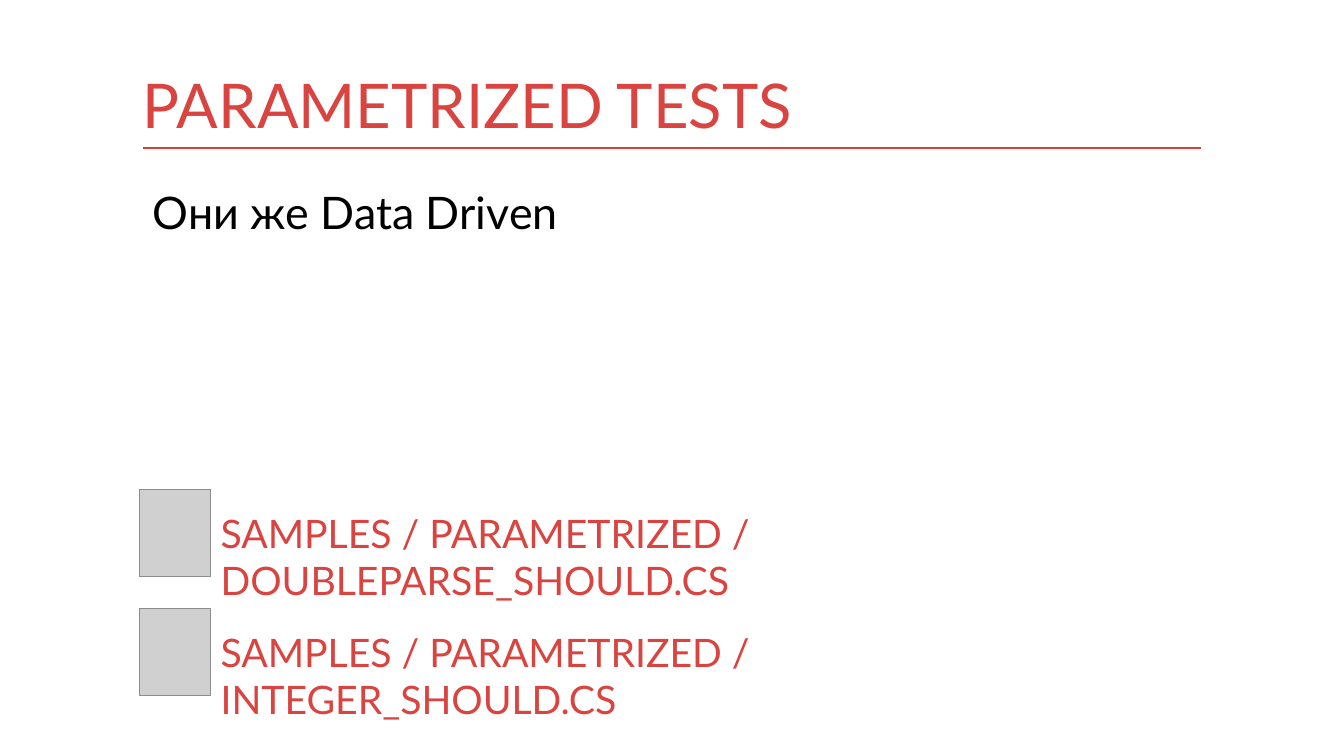
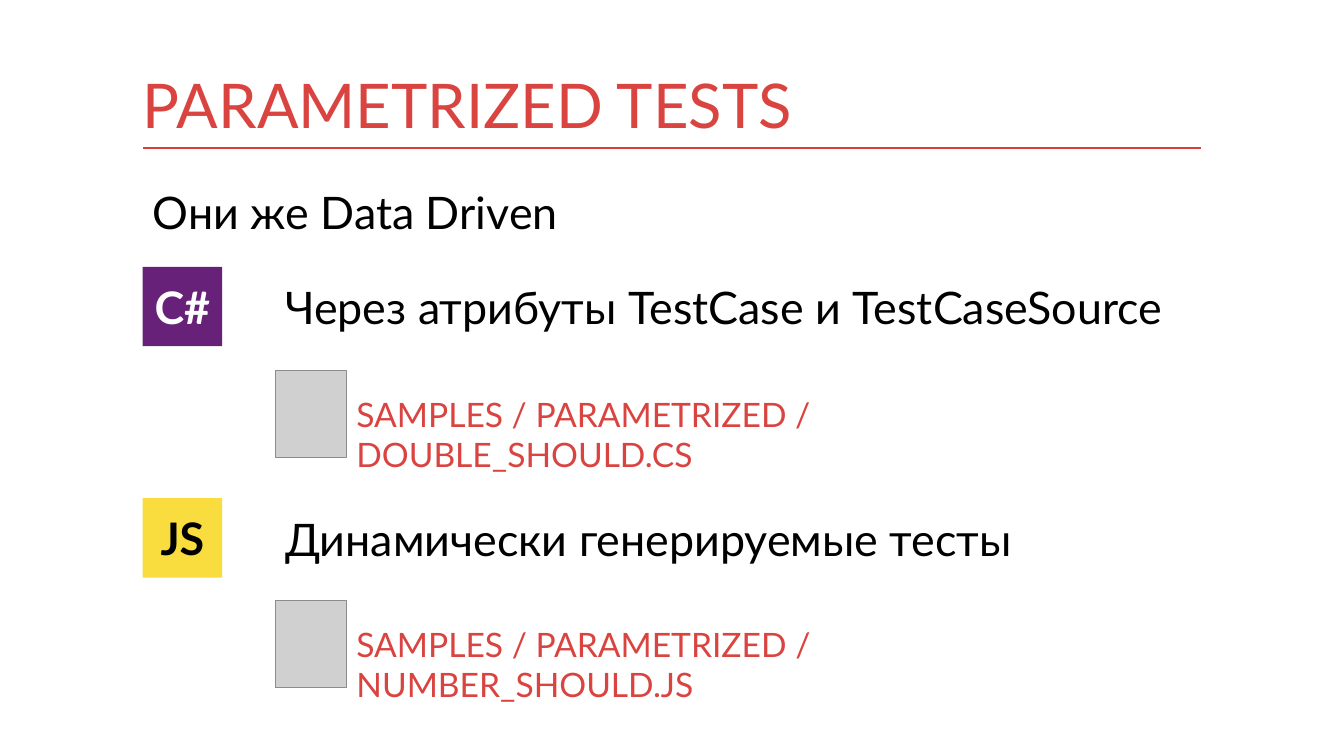
Before and after one commit to kontur-courses/testing, a slide deck: slide 18 of testing.pptx. Drawn at 1344x756 pixels with LibreOffice and Linux fonts; fonts in the diff are those of the drawing; grey boxes stand for pictures. Boxes give left, top, right and bottom in pixels: in the first picture for what was removed or moved away, otherwise in the second. Text is boxed around its words. In the diff, an @@ line names an element or a change of style, - is before the commit and + after.

```diff
--- a/testing.pptx
+++ b/testing.pptx
@@ rectangle added at <box>143,267,223,347</box>, fill #672179, 32 pt, text #FFFFFF, bold @@
+C#
@@ text added at <box>285,291,1162,332</box>, 32 pt, text #000000 @@
+Через атрибуты TestCase и TestCaseSource
@@ picture: place and size @@
-picture at <box>139,489,211,577</box>
+picture at <box>275,370,347,458</box>
@@ text at <box>356,402,787,472</box>: text changed; size 28 to 24 pt @@
-SAMPLES / PARAMETRIZED / DOUBLEPARSE_SHOULD.CS
+SAMPLES / PARAMETRIZED / DOUBLE_SHOULD.CS
@@ rectangle added at <box>143,498,223,578</box>, fill #F9DD3E, 32 pt, text #000000, bold @@
+JS
@@ text added at <box>285,524,1012,564</box>, 32 pt, text #000000 @@
+Динамически генерируемые тесты
@@ picture: place and size @@
-picture at <box>139,608,211,696</box>
+picture at <box>275,601,347,689</box>
@@ text at <box>356,632,787,702</box>: text changed; size 28 to 24 pt @@
-SAMPLES / PARAMETRIZED / INTEGER_SHOULD.CS
+SAMPLES / PARAMETRIZED / NUMBER_SHOULD.JS
```
Also in this commit, not shown: 8 other slides changed, 8 slides added, 7 slides removed, 1 other file.
